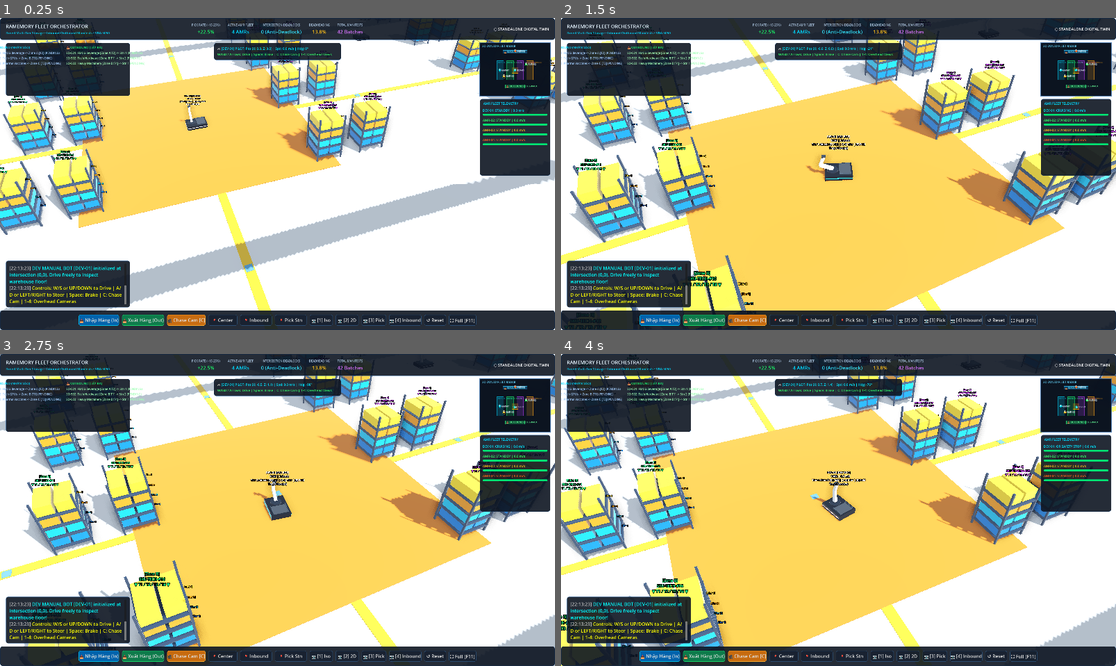
Above: before the commit, frames 1-4 (two rows, left to right).
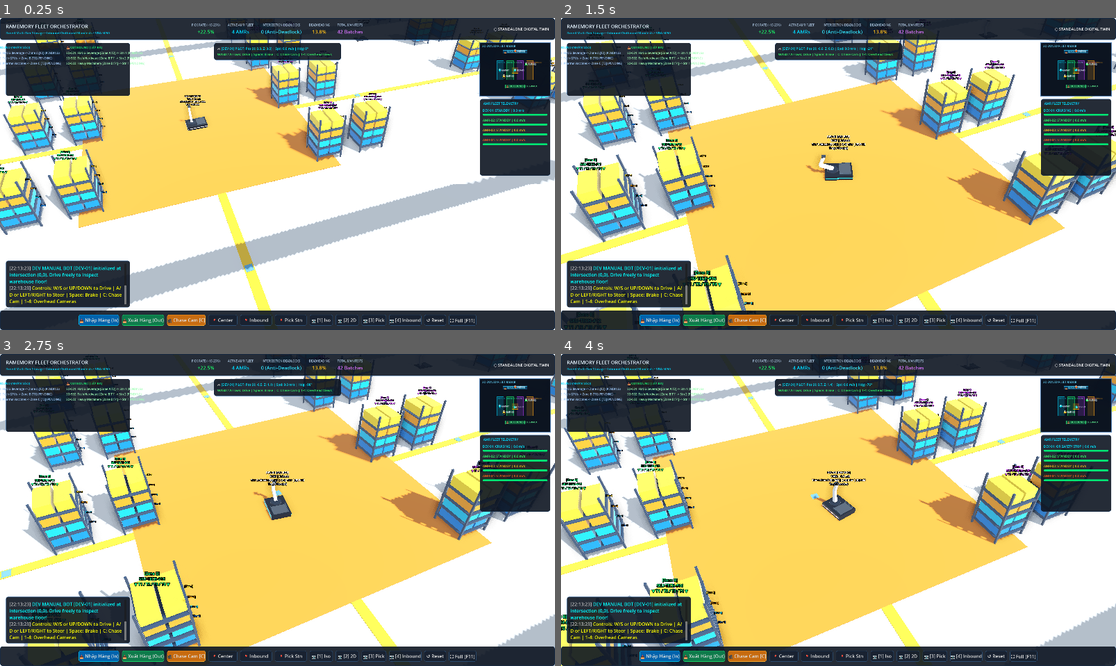
Above: after the commit, the same moments.

Repository: QuangManhAI/RL_port_scheduling_container
Game: Godot game, scene res://scenes/main.tscn
The game is run twice, just before and just after one commit, with the same random seed, the same clock (stepped at 60 frames per second) and the same inputs.
Inputs (mouse positions are in pixels of both pictures, inside the frame that each line leads up to):
- Up to frame 1 (0.25 s): no input
- Up to frame 2 (1.5 s): tap Enter at 0.5 s; move the mouse to (960, 158) at 0.52 s; hold D 0.53-1.28 s; tap E at 0.6 s; click (960, 158) at 0.67 s; tap Space at 0.77 s; move the mouse to (727, 189) at 1.27 s; hold S from 1.28 s (still down); tap 1 at 1.35 s
- Up to frame 3 (2.75 s): tap Space at 1.52 s; move the mouse to (333, 441) at 2.02 s; release S at 2.03 s; hold D from 2.03 s (still down); tap 2 at 2.1 s
- Up to frame 4 (4 s): move the mouse to (810, 572) at 2.77 s; release D at 2.78 s; hold W 2.78-3.53 s; tap 3 at 2.85 s; click (810, 572) at 2.92 s; tap Space at 3.02, 3.77 s; move the mouse to (1005, 556) at 3.52 s; hold A from 3.53 s (still down); tap 4 at 3.6 s

The runs differ from the first frame. In frame 1, 0.6% of the frame differs, in the area x 0-100%, y 0-88%; in frame 2, 1.6%; in frame 3, 1.5%; in frame 4, 1.6%, in the area x 0-100%, y 0-94%.

Commit message:
feat(env): add realistic 3D collisions, gravity, and dynamic toppleable racks
Upgrade warehouse simulation environment with physical collisions:
- Upgrade ShelfPod to RigidBody3D (m=280kg, COM y=0.85m) with topple detection
- Upgrade AmrRobot to CharacterBody3D with move_and_slide() and impulse transfer
- Add StaticBody3D floor and 4 boundary walls to WarehouseFloor
- Ensure AMR ramming racks at speed transfers overturning torque to topple them

Companion-Doc: docs/phases/04_WAREHOUSE_SIMULATION_ENVIRONMENT.md

Diff:
--- a/godot/scenes/entities/amr_robot.tscn
+++ b/godot/scenes/entities/amr_robot.tscn
@@ -99,8 +99,17 @@
 material = SubResource("StandardMaterial3D_tray_bed")
 size = Vector3(0.55, 0.02, 0.72)
 
-[node name="AmrRobot" type="Node3D"]
+[sub_resource type="BoxShape3D" id="BoxShape3D_chassis"]
+size = Vector3(1.3, 0.32, 0.95)
+
+[node name="AmrRobot" type="CharacterBody3D"]
+collision_layer = 4
+collision_mask = 7
 script = ExtResource("1_script")
+
+[node name="CollisionShape3D" type="CollisionShape3D" parent="."]
+transform = Transform3D(1, 0, 0, 0, 1, 0, 0, 0, 1, 0, 0.18, 0)
+shape = SubResource("BoxShape3D_chassis")
 
 [node name="Chassis" type="MeshInstance3D" parent="."]
 transform = Transform3D(1, 0, 0, 0, 1, 0, 0, 0, 1, 0, 0.16, 0)
--- a/godot/scenes/environment/shelf_pod.tscn
+++ b/godot/scenes/environment/shelf_pod.tscn
@@ -38,8 +38,22 @@
 [sub_resource type="BoxMesh" id="BoxMesh_tote"]
 size = Vector3(0.65, 0.46, 1.35)
 
-[node name="ShelfPod" type="Node3D"]
+[sub_resource type="BoxShape3D" id="BoxShape3D_rack"]
+size = Vector3(1.58, 2.78, 1.58)
+
+[node name="ShelfPod" type="RigidBody3D"]
+collision_layer = 2
+collision_mask = 7
+mass = 280.0
+center_of_mass_mode = 1
+center_of_mass = Vector3(0, 0.85, 0)
+linear_damp = 1.0
+angular_damp = 1.5
 script = ExtResource("1_script")
+
+[node name="CollisionShape3D" type="CollisionShape3D" parent="."]
+transform = Transform3D(1, 0, 0, 0, 1, 0, 0, 0, 1, 0, 1.39, 0)
+shape = SubResource("BoxShape3D_rack")
 
 [node name="LegFL" type="MeshInstance3D" parent="."]
 transform = Transform3D(1, 0, 0, 0, 1, 0, 0, 0, 1, -0.75, 1.4, -0.75)
--- a/godot/scenes/environment/warehouse_floor.tscn
+++ b/godot/scenes/environment/warehouse_floor.tscn
@@ -67,7 +67,40 @@
 material = SubResource("StandardMaterial3D_qr_marker")
 size = Vector3(0.35, 0.025, 0.35)
 
+[sub_resource type="BoxShape3D" id="BoxShape3D_floor"]
+size = Vector3(140, 1, 100)
+
+[sub_resource type="BoxShape3D" id="BoxShape3D_wall_long"]
+size = Vector3(140, 16, 1)
+
+[sub_resource type="BoxShape3D" id="BoxShape3D_wall_short"]
+size = Vector3(1, 16, 100)
+
 [node name="WarehouseFloor" type="Node3D"]
+
+[node name="WarehouseFloorCollision" type="StaticBody3D" parent="."]
+collision_layer = 1
+collision_mask = 0
+
+[node name="ColFloor" type="CollisionShape3D" parent="WarehouseFloorCollision"]
+transform = Transform3D(1, 0, 0, 0, 1, 0, 0, 0, 1, 0, -0.5, 0)
+shape = SubResource("BoxShape3D_floor")
+
+[node name="ColWallNorth" type="CollisionShape3D" parent="WarehouseFloorCollision"]
+transform = Transform3D(1, 0, 0, 0, 1, 0, 0, 0, 1, 0, 8, -50)
+shape = SubResource("BoxShape3D_wall_long")
+
+[node name="ColWallSouth" type="CollisionShape3D" parent="WarehouseFloorCollision"]
+transform = Transform3D(1, 0, 0, 0, 1, 0, 0, 0, 1, 0, 8, 50)
+shape = SubResource("BoxShape3D_wall_long")
+
+[node name="ColWallWest" type="CollisionShape3D" parent="WarehouseFloorCollision"]
+transform = Transform3D(1, 0, 0, 0, 1, 0, 0, 0, 1, -70, 8, 0)
+shape = SubResource("BoxShape3D_wall_short")
+
+[node name="ColWallEast" type="CollisionShape3D" parent="WarehouseFloorCollision"]
+transform = Transform3D(1, 0, 0, 0, 1, 0, 0, 0, 1, 70, 8, 0)
+shape = SubResource("BoxShape3D_wall_short")
 
 [node name="ConcreteSlab" type="MeshInstance3D" parent="."]
 transform = Transform3D(1, 0, 0, 0, 1, 0, 0, 0, 1, 0, -0.5, 0)
--- a/godot/scripts/entities/amr_robot.gd
+++ b/godot/scripts/entities/amr_robot.gd
@@ -1,5 +1,5 @@
 class_name AmrRobot
-extends Node3D
+extends CharacterBody3D
 
 ## Autonomous Mobile Robot (AMR) designed for smart warehouse Goods-to-Person logistics.
 ## Features elevating turntable, multi-color state LED ring, rotating LiDAR, and VDA 5050 state reporting.
@@ -128,6 +128,10 @@
 func _physics_process(delta: float) -> void:
 	if is_manual_control:
 		_process_manual_driving(delta)
+	else:
+		if not is_on_floor():
+			velocity.y -= 9.81 * delta
+			move_and_slide()
 
 func _process_manual_driving(delta: float) -> void:
 	var move_input: float = 0.0
@@ -172,14 +176,40 @@
 				if not _is_arm_tweening and arm_motion_state == ArmMotionState.STATIONARY:
 					set_amr_state(AmrState.IDLE)
 
-	# Forward translation (-transform.basis.z is forward in Godot 3D)
-	if abs(_manual_linear_vel) > 0.01:
-		var forward_vec: Vector3 = -global_transform.basis.z
-		global_position += forward_vec * _manual_linear_vel * delta
-
-	# Floor boundary safety clamp
-	global_position.x = clamp(global_position.x, -33.0, 33.0)
-	global_position.z = clamp(global_position.z, -35.0, 32.0)
+	# Gravity
+	if not is_on_floor():
+		velocity.y -= 9.81 * delta
+	else:
+		velocity.y = 0.0
+
+	# Directional velocity in horizontal XZ plane
+	# -transform.basis.z is forward in Godot 3D
+	var forward_vec: Vector3 = -global_transform.basis.z
+	velocity.x = forward_vec.x * _manual_linear_vel
+	velocity.z = forward_vec.z * _manual_linear_vel
+
+	# Execute kinematic physics motion
+	move_and_slide()
+
+	# Dynamic impact physics with RigidBody3D obstacles (e.g. Storage Racks)
+	for i in range(get_slide_collision_count()):
+		var col: KinematicCollision3D = get_slide_collision(i)
+		var collider = col.get_collider()
+		if collider is RigidBody3D:
+			var impact_speed: float = abs(_manual_linear_vel)
+			var impulse_dir: Vector3 = -col.get_normal()
+			# Off-center impact generates strong rotational torque that topples the rack if rammed at speed
+			var contact_offset: Vector3 = col.get_position() - collider.global_position
+			var impulse_mag: float = impact_speed * 1800.0 + 350.0
+			collider.apply_impulse(impulse_dir * impulse_mag * delta, contact_offset)
+
+			# If ramming at high speed, recoil/absorb kinetic energy on chassis
+			if impact_speed > 2.0:
+				_manual_linear_vel = move_toward(_manual_linear_vel, 0.0, 10.0 * delta)
+
+	# Safety boundary fallback clamp (walls will physically block first)
+	global_position.x = clamp(global_position.x, -40.0, 40.0)
+	global_position.z = clamp(global_position.z, -40.0, 40.0)
 
 	current_speed = abs(_manual_linear_vel)
 	_update_dev_status_label()
--- a/godot/scripts/environment/procedural_warehouse.gd
+++ b/godot/scripts/environment/procedural_warehouse.gd
@@ -78,7 +78,7 @@
 			var row_x: float = center_x + side
 			for p in range(4):
 				var pod_z: float = -14.0 + float(p) * 6.5
-				var instance: ShelfPod = spawn_pod(next_id, Vector3(row_x, 0.0, pod_z), z_name, z_cat, z_col)
+				var instance: ShelfPod = spawn_pod(next_id, Vector3(row_x, 0.02, pod_z), z_name, z_cat, z_col)
 				_pods_by_zone[z_name].append(instance)
 				next_id += 1
 
--- a/godot/scripts/environment/shelf_pod.gd
+++ b/godot/scripts/environment/shelf_pod.gd
@@ -1,13 +1,18 @@
 class_name ShelfPod
-extends Node3D
+extends RigidBody3D
 
 ## Mobile Multi-Tier Stackable Storage Pod.
 ## Stores categorized SKU goods stacked across 4 vertical tiers (Tier 1 to Tier 4).
+## Supports dynamic physical toppling, momentum impact response, and tote inventory.
 
 @export var pod_id: int = 1
 @export var zone_name: String = "Zone A"
 @export var sku_category: String = "FMCG"
 @export var is_lifted: bool = false
+@export var is_toppled: bool = false
+
+var _initial_pos: Vector3
+var _initial_basis: Basis
 
 @onready var label_3d: Label3D = $PodLabel
 @onready var label_t1: Label3D = $LabelTier1
@@ -28,6 +33,17 @@
 
 func _ready() -> void:
 	add_to_group("shelf_pods")
+	_initial_pos = global_position
+	_initial_basis = global_transform.basis
+
+func _physics_process(_delta: float) -> void:
+	if not is_lifted and not is_toppled:
+		var up_alignment: float = global_transform.basis.y.dot(Vector3.UP)
+		if up_alignment < 0.72:
+			is_toppled = true
+			if label_3d:
+				label_3d.text = "[%s]\n⚠️ RACK TOPPLED!\nSKU-%s-#%02d" % [zone_name, sku_category, pod_id]
+				label_3d.modulate = Color(1.0, 0.2, 0.2, 1.0)
 
 func get_tote_at(tier: int, check_pos: Vector3) -> MeshInstance3D:
 	var left_node: MeshInstance3D = null
@@ -97,7 +113,21 @@
 	if label_t3: label_t3.modulate = Color(0.95, 0.6, 0.1)
 	if label_t4: label_t4.modulate = Color(1.0, 0.85, 0.2)
 
+func reset_rack() -> void:
+	is_toppled = false
+	is_lifted = false
+	freeze = false
+	linear_velocity = Vector3.ZERO
+	angular_velocity = Vector3.ZERO
+	global_position = _initial_pos
+	global_transform.basis = _initial_basis
+	reset_totes()
+	if label_3d:
+		label_3d.text = "[%s]\nSKU-%s-#%02d\n▼ T1 / T2 / T3 / T4 ▼" % [zone_name, sku_category, pod_id]
+		label_3d.modulate = Color.WHITE
+
 func lift_by_amr(amr_turntable: Node3D) -> Tween:
+	freeze = true
 	is_lifted = true
 	var current_global_pos: Vector3 = global_position
 	get_parent().remove_child(self)
@@ -117,6 +147,7 @@
 
 	var tween: Tween = create_tween().set_trans(Tween.TRANS_QUAD).set_ease(Tween.EASE_OUT)
 	tween.tween_property(self, "global_position", floor_pos, 0.5)
+	tween.finished.connect(func(): freeze = false)
 	return tween
 
 func highlight(active: bool) -> void:
Not shown: 1 places in godot/scenes/entities/amr_robot.tscn that only renumber resources
Not shown: 1 places in godot/scenes/environment/shelf_pod.tscn that only renumber resources
Not shown: 1 places in godot/scenes/environment/warehouse_floor.tscn that only renumber resources
Not shown, changed: docs/phases/04_WAREHOUSE_SIMULATION_ENVIRONMENT.md
